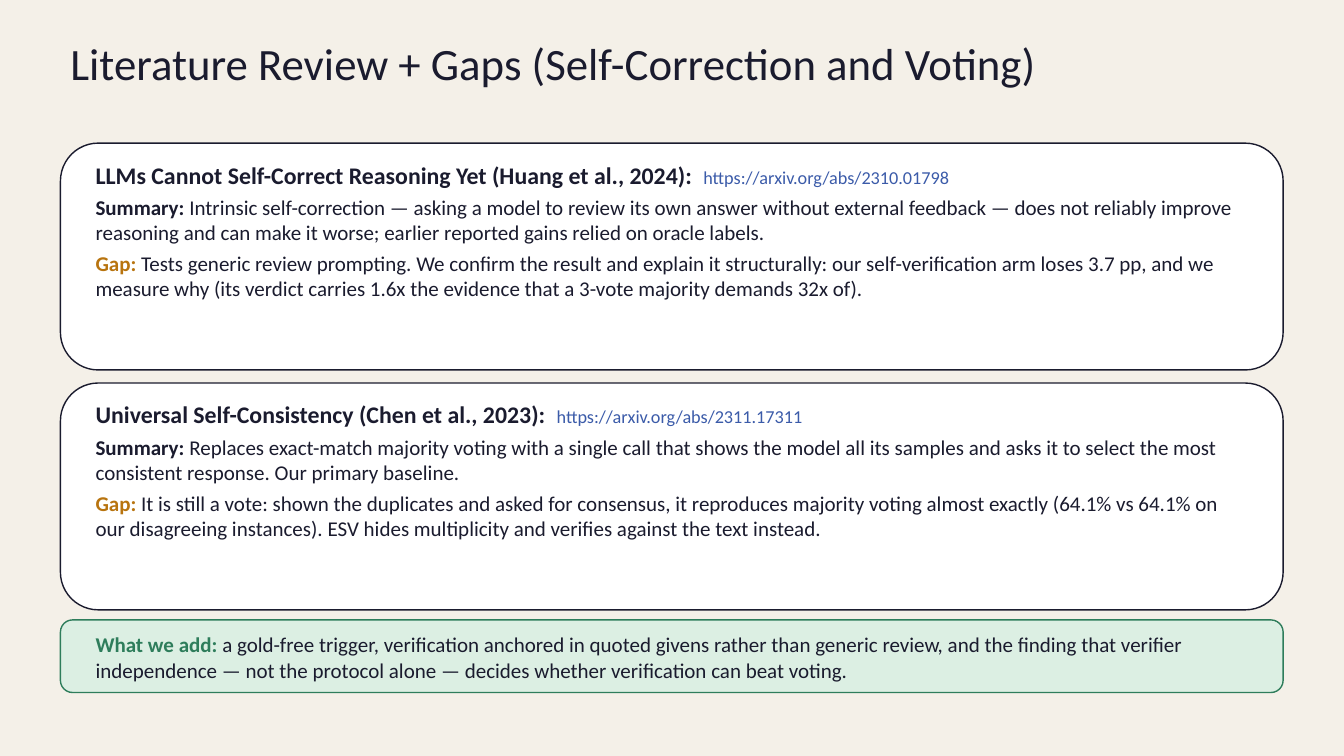
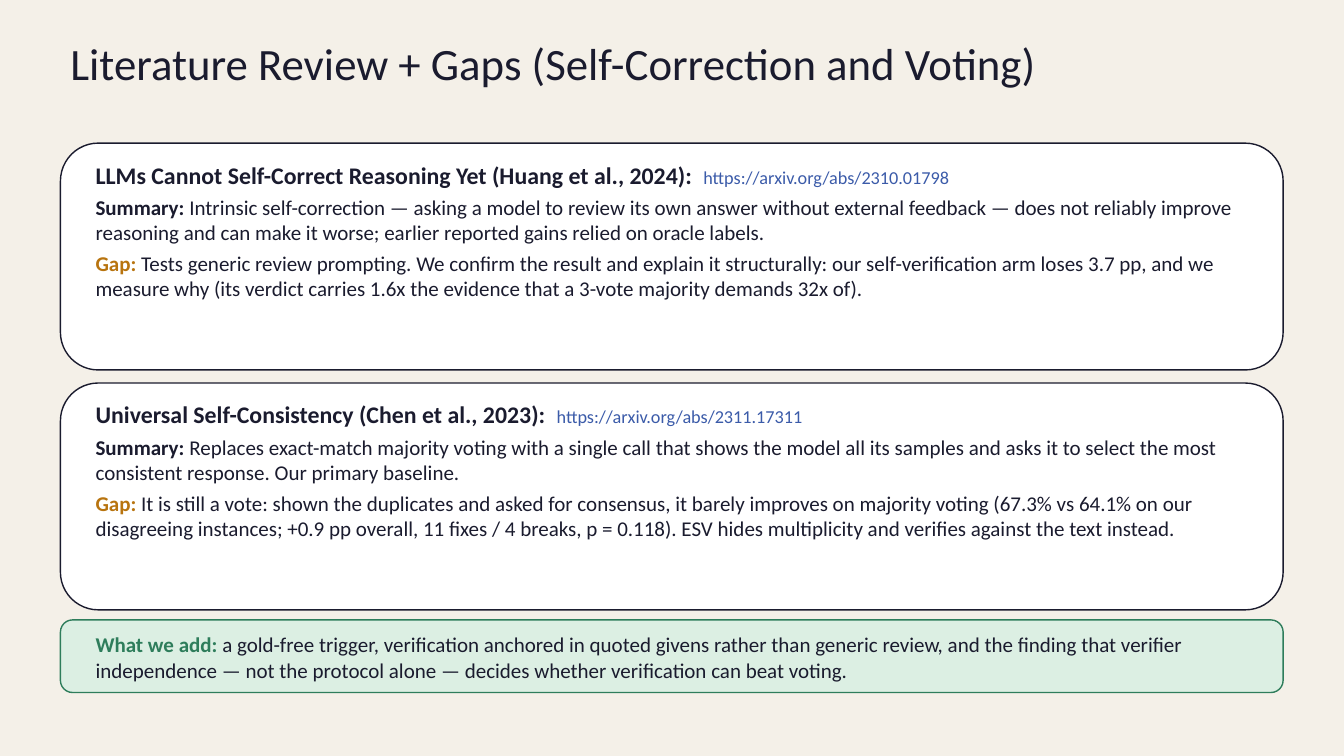
Before and after one commit to StellarDrift15/RAEN_structural-perturbations-esv, a slide deck: slide 4 of presentation/ESV_Project_Proposal_v3.pptx. Drawn at 1344x756 pixels with LibreOffice and Linux fonts; fonts in the diff are those of the drawing. Boxes give left, top, right and bottom in pixels: in the first picture for what was removed or moved away, otherwise in the second. Text is boxed around its words. In the diff, an @@ line names an element or a change of style, - is before the commit and + after.

```diff
--- a/presentation/ESV_Project_Proposal_v3.pptx
+++ b/presentation/ESV_Project_Proposal_v3.pptx
@@ text at (96, 496, 1192, 540): text changed @@
-Gap: It is still a vote: shown the duplicates and asked for consensus, it reproduces majority voting almost exactly (64.1% vs 64.1% on our disagreeing instances). ESV hides multiplicity and verifies against the text instead.
+Gap: It is still a vote: shown the duplicates and asked for consensus, it barely improves on majority voting (67.3% vs 64.1% on our disagreeing instances; +0.9 pp overall, 11 fixes / 4 breaks, p = 0.118). ESV hides multiplicity and verifies against the text instead.
```
Also in this commit, not shown: 2 other slides changed, 10 other files.
